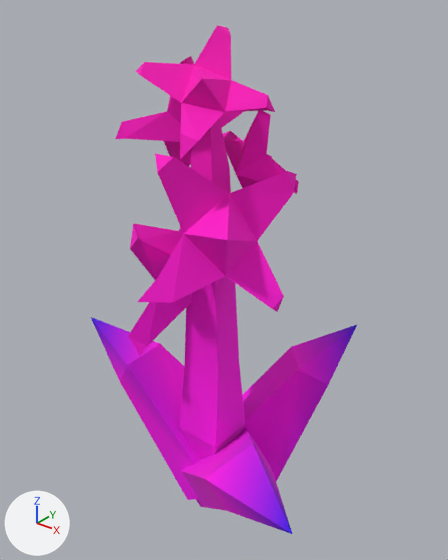
The glTF model assets/synty/synty-plant-03.gltf as it was, and as the next commit left it.
Both versions are drawn from a 50 mm camera at (0.527, -0.663, 0.866) aimed at (-0.014, 0.013, 0.447). The lights are fixed; the arrows at lower left show +X, +Y and +Z. The picture after the commit comes second. Vertices at exactly the same position are counted once.

The older version as bpy lines, for what is in view:
```python
mat_lambert2 = bpy.data.materials.new('lambert2')
mat_lambert2.use_nodes = True; mat_lambert2.node_tree.nodes.clear()
_N = mat_lambert2.node_tree.nodes; _L = mat_lambert2.node_tree.links
n0 = _N.new('ShaderNodeBsdfPrincipled'); n0.name = 'Principled BSDF'
n0.inputs[2].default_value = 0.86  # 'Roughness'
n1 = _N.new('ShaderNodeOutputMaterial'); n1.name = 'Material Output'
n2 = _N.new('ShaderNodeVertexColor'); n2.name = 'Color Attribute'
_L.new(n0.outputs[0], n1.inputs[0])  # 'BSDF' to 'Surface'
_L.new(n2.outputs[0], n0.inputs[0])  # 'Color' to 'Base Color'
me_sm_plant_03 = bpy.data.meshes.new('SM_Plant_03')
me_sm_plant_03.from_pydata(...)  # 154 vertices, 272 faces; spans x -0.262..0.262, y -0.204..0.204, z 0.0..0.814
me_sm_plant_03.materials.append(mat_lambert2)
ob_sm_plant_03 = bpy.data.objects.new('SM_Plant_03', me_sm_plant_03)
ob_sm_plant_03.location = (0.0, 0.0, 0.0)
```
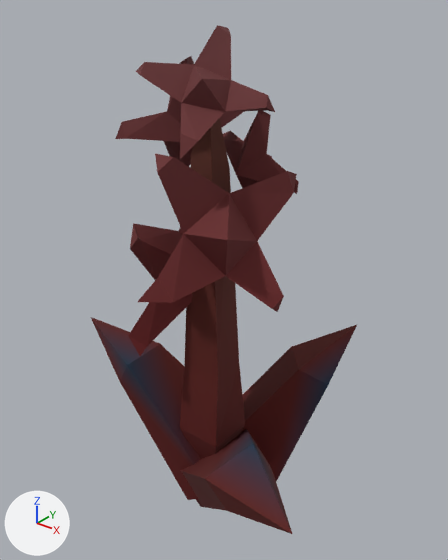
Location of each change, [x1, y1, x2, y2] in pixels of the pictures (448 x 560 px):
'SM_Plant_03', surface changed, recoloured (pink to brown)
    both: [91, 25, 357, 534]

Patch to the scene script:
```diff
--- a/assets/synty/synty-plant-03.gltf.py
+++ b/assets/synty/synty-plant-03.gltf.py
@@ img_image_0 @@
+img_image_0 = load_image('Image_0', '_unpacked/Image_0', 512, 512, 'sRGB')
@@ mat_lambert2 @@
 n0 = _N.new('ShaderNodeBsdfPrincipled'); n0.name = 'Principled BSDF'
 n1 = _N.new('ShaderNodeOutputMaterial'); n1.name = 'Material Output'
+n3 = _N.new('ShaderNodeMix'); n3.name = 'Mix'
+n3.data_type = 'RGBA'
+n3.blend_type = 'MULTIPLY'
+n3.inputs[0].default_value = 1.0  # 'Factor'
 n2 = _N.new('ShaderNodeVertexColor'); n2.name = 'Color Attribute'
+n4 = _N.new('ShaderNodeTexImage'); n4.name = 'Image Texture'
+n4.image = img_image_0
 _L.new(n0.outputs[0], n1.inputs[0])  # 'BSDF' to 'Surface'
-_L.new(n2.outputs[0], n0.inputs[0])  # 'Color' to 'Base Color'
+_L.new(n3.outputs[2], n0.inputs[0])  # 'Result' to 'Base Color'
+_L.new(n2.outputs[0], n3.inputs[7])  # 'Color' to 'B'
+_L.new(n4.outputs[0], n3.inputs[6])  # 'Color' to 'A'
@@ me_sm_plant_03 @@
 me_sm_plant_03.from_pydata(...)  # 154 vertices, 272 faces; spans x -0.262..0.262, y -0.204..0.204, z 0.0..0.814
 # used by ob_sm_plant_03; location = (0.0, 0.0, 0.0)
+# me_sm_plant_03 part 1: 272 faces centred in x -0.196..0.19, y -0.187..0.165, z 0.046..0.809 are repainted in the vertex colours; the middle colour goes from pink #ff00ca to red #ff6a6a
 me_sm_plant_03.materials.append(mat_lambert2)
```
